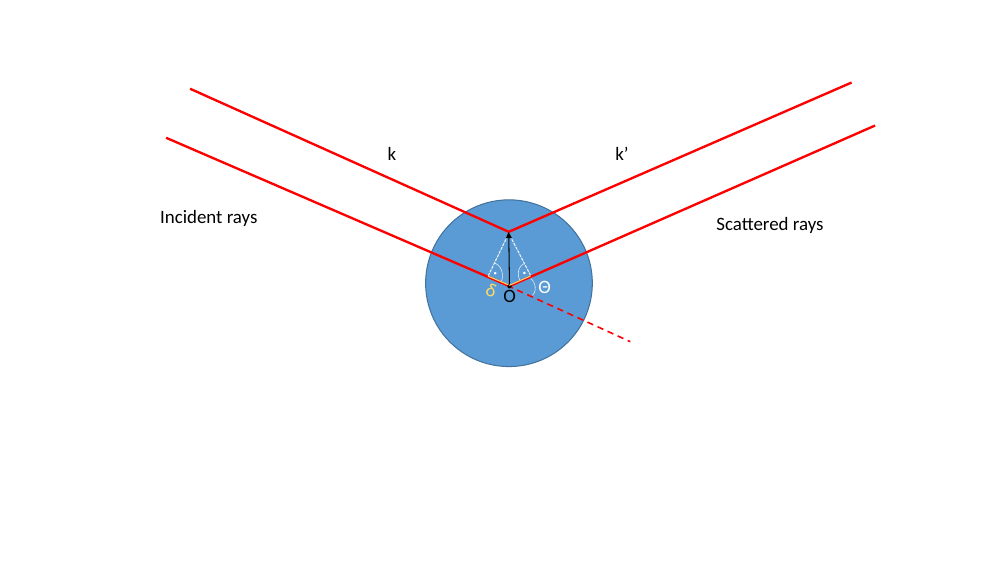
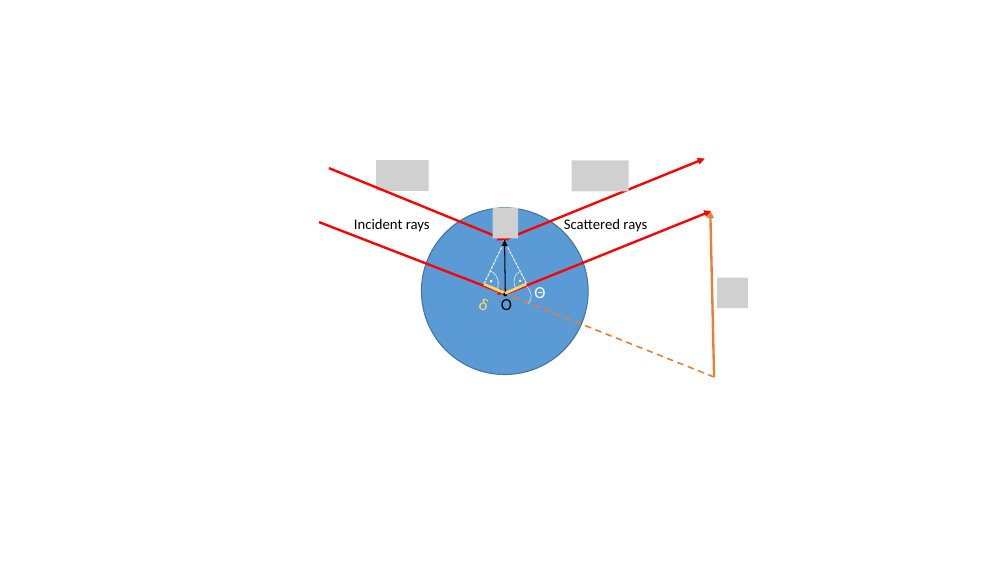
Before and after one commit to Maderthaner/Thesis, a slide deck: slide 1 of images/X-ray-scattering.pptx. Drawn at 1008x567 pixels with LibreOffice and Linux fonts; fonts in the diff are those of the drawing; grey boxes stand for pictures. Boxes give left, top, right and bottom in pixels: in the first picture for what was removed or moved away, otherwise in the second. Text is boxed around its words. In the diff, an @@ line names an element or a change of style, - is before the commit and + after.

```diff
--- a/images/X-ray-scattering.pptx
+++ b/images/X-ray-scattering.pptx
@@ text removed at (388,147,397,160) @@
-k
@@ text removed at (615,147,628,160) @@
-k’
@@ line moved from (509, 232) - (190, 88) to (505, 240) - (329, 168) @@
@@ line (505, 240) - (329, 168): line to arrow @@
@@ line moved from (509, 232) - (851, 82) to (504, 240) - (705, 159) @@
@@ line (504, 240) - (705, 159): line to arrow @@
@@ line moved from (510, 287) - (166, 138) to (505, 294) - (319, 222) @@
@@ line (505, 294) - (319, 222): line to arrow @@
@@ text "Incident rays" at (354,218,430,232): size 18 to 14 pt @@
@@ text "Incident rays": place and size @@
-text "Incident rays" at (160,210,258,226)
+text "Incident rays" at (354,218,430,232)
@@ line moved from (509, 287) - (876, 126) to (505, 294) - (712, 211) @@
@@ line (505, 294) - (712, 211): line to arrow @@
@@ text "Scattered rays": place and size @@
-text "Scattered rays" at (716,217,824,233)
+text "Scattered rays" at (564,216,647,233)
@@ text "Scattered rays" at (564,216,647,233): size 18 to 14 pt @@
@@ size 18 to 16 pt in 3 elements at (534,287,545,298), (501,296,512,310), (478,299,486,310) @@
@@ text "δ": place and size @@
-text "δ" at (484,279,493,297)
+text "δ" at (478,299,486,310)
@@ line (484, 284) - (505, 293): stroke #FFD966 1 pt to #FFD966 2.5 pt @@
@@ line moved from (498, 281) - (631, 342) to (493, 289) - (715, 377) @@
@@ line (493, 289) - (715, 377): stroke #FF0000 1.5 pt dashed to #ED7D31 1.5 pt dashed @@
@@ text "O": place and size @@
-text "O" at (503,287,516,302)
+text "O" at (501,296,512,310)
@@ 5 lines, 3 ellipses, 3 arc (boxed as its full ellipse)s, 1 double arrow: place and size @@
-5 lines, 3 ellipses, 3 arc (boxed as its full ellipse)s, 1 double arrow at (426,200,593,367)
+5 lines, 3 ellipses, 3 arc (boxed as its full ellipse)s, 1 double arrow at (421,208,588,375)
@@ line (505, 293) - (526, 284): stroke #FFD966 1 pt to #FFD966 2.5 pt @@
@@ group added at (376,160,748,377): 4 pictures, 1 arrow @@
```
Also in this commit, not shown: 42 other files.
